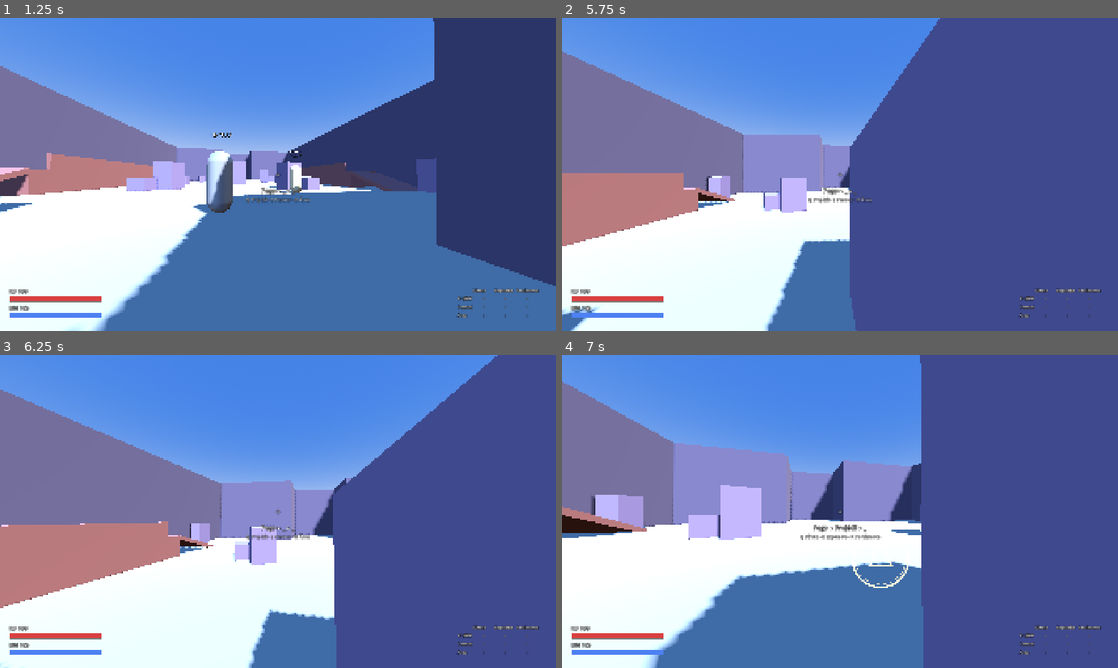
Above: before the commit, frames 1-4 (two rows, left to right).
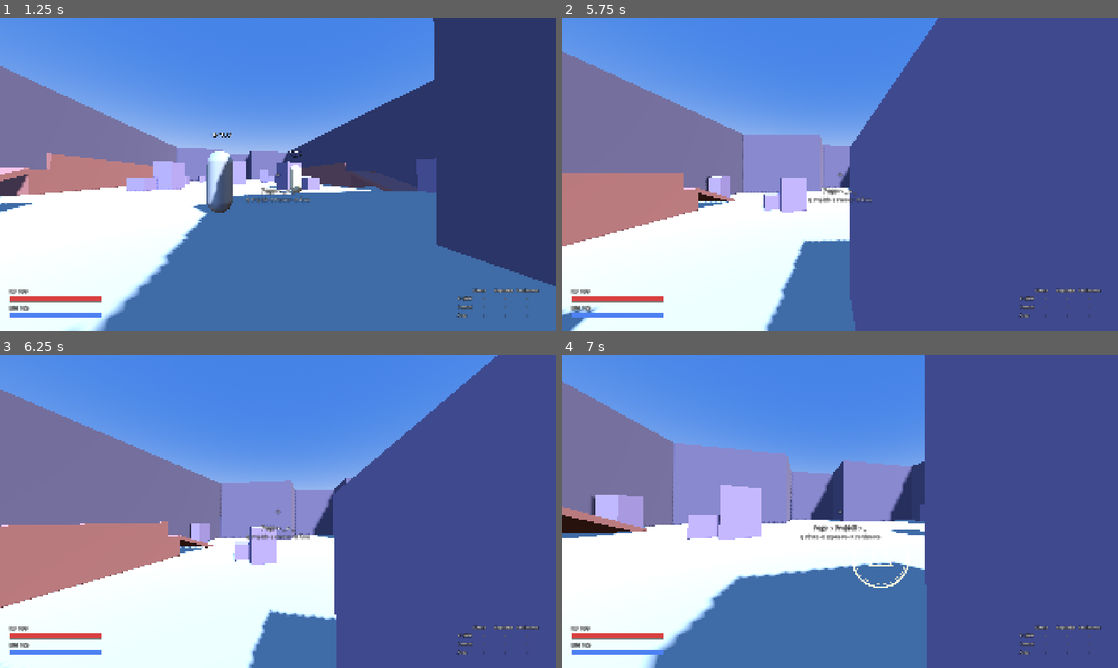
Above: after the commit, the same moments.

Repository: VSennaa/DynMagic
Game: Godot game, scene res://scenes/sandbox/training.tscn
The game is run twice, just before and just after one commit, with the same random seed, the same clock (stepped at 60 frames per second) and the same inputs.
Inputs (mouse positions are in pixels of both pictures, inside the frame that each line leads up to):
- Up to frame 1 (1.25 s): tap Enter at 0.5 s; move the mouse to (305, 174) at 0.52 s; hold W (move_forward) from 0.53 s (still down); hold Ctrl (crouch) from 0.53 s (still down); click (305, 174) at 0.6 s; tap Space (jump) at 0.77, 1.07 s
- Up to frame 2 (5.75 s): keep holding W (move_forward); move the mouse to (812, 174) at 1.27 s; release Ctrl (crouch) at 1.28 s; tap Ctrl (crouch) at 1.35, 4.35 s; tap Space (jump) at 1.52, 1.82, 2.3, 2.85, 3.02, 3.32, 3.77, 4.07, 4.52, 4.82 s; tap Shift (sprint) at 1.55, 4.55 s; move the mouse to (851, 168) at 2.02 s; hold Shift (sprint) 2.03-2.78 s; move the mouse to (834, 180) at 2.77 s; click (834, 180) at 3.05 s; move the mouse to (878, 177) at 3.52 s; hold Ctrl (crouch) 3.53-4.28 s; click (878, 177) at 3.6 s; move the mouse to (795, 171) at 4.27 s; move the mouse to (845, 174) at 5.02 s; hold Space (jump) from 5.03 s (still down); right-click (845, 174) at 5.1 s; click (845, 174) at 5.17 s
- Up to frame 3 (6.25 s): move the mouse to (255, 505) at 5.77 s; release W (move_forward) at 5.78 s; release Space (jump) at 5.78 s; hold D (move_right) from 5.78 s (still down); tap Tab (scoreboard) at 5.85 s; tap Space (jump) at 6.02 s; click (255, 505) at 6.05 s
- Up to frame 4 (7 s): tap Space (jump) at 6.32, 6.77 s; move the mouse to (867, 511) at 6.52 s; release D (move_right) at 6.53 s; hold W (move_forward) from 6.53 s (still down); hold Ctrl (crouch) from 6.53 s (still down); tap Q (slot_1) at 6.6 s

Frame 1 is identical in both runs. In frame 2, 0.1% of the frame differs, in the area x 1-68%, y 0-100%; in frame 3, less than 0.1%; in frame 4, 0.8%, in the area x 3-66%, y 0-100%.

Commit message:
feat(net): networked match with prediction, interpolation and host casts
NetMatch spawns a player per peer and streams 30 Hz snapshots. NetSync predicts and reconciles the local client, replays client inputs on the host and interpolates remote players. Casts are validated by the host and spawned on every peer; only the host applies damage.

Co-Authored-By: Claude Opus 5.5 <noreply@anthropic.com>

Diff:
--- a/autoload/net.gd
+++ b/autoload/net.gd
@@ -17,6 +17,7 @@
 const LOBBY_TIMEOUT: float = 3.0
 ## Two players plus room for spectators later (spec 04 §1).
 const MAX_CLIENTS: int = 5
+const NET_MATCH_SCENE: String = "res://scenes/net/net_match.tscn"
 
 ## ENet channels (spec 04 §8).
 const CHANNEL_RELIABLE: int = 0
@@ -272,9 +273,11 @@
 				lobbies_changed.connect(func() -> void: _log("lobbies %s" % [lobbies.keys()]))
 		i += 1
 	if action == "host":
-		host(port)
+		if host(port) == OK:
+			get_tree().change_scene_to_file(NET_MATCH_SCENE)
 	elif action == "join":
-		join(address, port)
+		if join(address, port) == OK:
+			get_tree().change_scene_to_file(NET_MATCH_SCENE)
 
 
 func _log(message: String) -> void:
--- /dev/null
+++ b/scenes/net/net_match.gd
@@ -0,0 +1,197 @@
+extends Node3D
+## Networked arena for M3: spawns one Player per connected peer, streams host
+## snapshots and relays spell casts (docs/specs/04-networking.md sections 4-6).
+## The match state machine (draft, rounds) arrives in M4.
+
+const PLAYER_SCENE: PackedScene = preload("res://scenes/player/player.tscn")
+const SNAPSHOT_RATE: float = 30.0
+## Host rejects casts whose origin is farther than this from the caster's cast origin.
+const MAX_ORIGIN_ERROR: float = 1.5
+
+var _snapshot_timer: float = 0.0
+var _tick: int = 0
+var _hud: Hud
+## --bot: scripted input for headless smoke tests (walks, strafes and casts Bolt).
+var _bot: bool = false
+var _bot_clock: float = 0.0
+var _log_timer: float = 0.0
+
+@onready var _players_root: Node3D = $Players
+@onready var _arena: Node3D = $Arena
+
+
+func _ready() -> void:
+	add_to_group(&"net_match")
+	Net.peer_joined.connect(func(_id: int, _name: String) -> void: _sync_players())
+	Net.peer_left.connect(func(_id: int) -> void: _sync_players())
+	Net.joined.connect(_sync_players)
+	Net.disconnected.connect(func() -> void: get_tree().quit())
+	_bot = OS.get_cmdline_user_args().has("--bot")
+	_hud = Hud.new()
+	add_child(_hud)
+	_sync_players()
+
+
+func _physics_process(delta: float) -> void:
+	if _bot:
+		_bot_step(delta)
+	_log_timer -= delta
+	if _log_timer <= 0.0:
+		_log_timer = 2.0
+		_log_state()
+	if not Net.is_host():
+		return
+	_tick += 1
+	_snapshot_timer -= delta
+	if _snapshot_timer <= 0.0:
+		_snapshot_timer = 1.0 / SNAPSHOT_RATE
+		_send_snapshot()
+
+
+## Creates missing players and removes departed ones, matching Net.players.
+func _sync_players() -> void:
+	for child: Node in _players_root.get_children():
+		if not Net.players.has(int(String(child.name))):
+			child.queue_free()
+	var ids: Array = Net.players.keys()
+	ids.sort()
+	for id: int in ids:
+		if _players_root.has_node(str(id)):
+			continue
+		var player: Player = PLAYER_SCENE.instantiate() as Player
+		player.name = str(id)
+		player.is_local = id == multiplayer.get_unique_id()
+		_players_root.add_child(player)
+		var sync: NetSync = NetSync.new()
+		sync.name = "NetSync"
+		player.add_child(sync)
+		sync.configure(player, id)
+		# Host (id 1) starts north, the guest south (sides swap per round in M4).
+		var spawn: Marker3D = _arena.get_node(^"Layout/SpawnNorth" if id == 1 else ^"Layout/SpawnSouth") as Marker3D
+		player.global_transform = spawn.global_transform
+		if player.is_local:
+			_hud.bind(player)
+
+
+func _player(id: int) -> Player:
+	return _players_root.get_node_or_null(str(id)) as Player
+
+
+# --- Snapshots (host -> clients) -------------------------------------------------
+
+func _send_snapshot() -> void:
+	var entries: Array[Dictionary] = []
+	for child: Node in _players_root.get_children():
+		var sync: NetSync = child.get_node_or_null(^"NetSync") as NetSync
+		if sync != null:
+			entries.append(sync.snapshot_entry())
+	_receive_snapshot.rpc(NetCodec.pack_snapshot({"tick": _tick, "players": entries}))
+
+
+@rpc("authority", "call_remote", "unreliable_ordered", Net.CHANNEL_SNAPSHOT)
+func _receive_snapshot(data: PackedByteArray) -> void:
+	var snapshot: Dictionary = NetCodec.unpack_snapshot(data)
+	var me: int = multiplayer.get_unique_id()
+	for entry: Dictionary in snapshot["players"]:
+		var player: Player = _player(int(entry["id"]))
+		if player == null:
+			continue
+		player.stats.hp = float(entry["hp"])
+		player.stats.mana = float(entry["mana"])
+		player.stats.shield = float(entry["shield"])
+		var sync: NetSync = player.get_node(^"NetSync") as NetSync
+		if int(entry["id"]) == me:
+			sync.reconcile(entry)
+		else:
+			sync.push_remote_state(entry)
+
+
+# --- Casting (spec 04 §6) ---------------------------------------------------------
+
+## Called by SpellCaster after the caster's composer paid mana and cooldown locally.
+func request_cast(player: Player, spell: ResolvedSpell, origin: Vector3, direction: Vector3, target: Vector3) -> void:
+	if Net.is_host():
+		_broadcast_spawn(int(String(player.name)), spell, origin, direction, target)
+	else:
+		_request_cast.rpc_id(1, spell.form, spell.effect, origin, direction, target)
+
+
+@rpc("any_peer", "call_remote", "reliable", Net.CHANNEL_RELIABLE)
+func _request_cast(form: StringName, effect: StringName, origin: Vector3, direction: Vector3, target: Vector3) -> void:
+	if not Net.is_host():
+		return
+	var caster_id: int = multiplayer.get_remote_sender_id()
+	var player: Player = _player(caster_id)
+	if player == null:
+		return
+	var spell: ResolvedSpell = SpellDB.resolve(player.composer.element_id, form, effect)
+	if spell == null:
+		return
+	var reason: StringName = _validate(player, spell, origin)
+	if reason != &"":
+		_cast_rejected.rpc_id(caster_id, spell.key, reason)
+		return
+	player.stats.spend_mana(spell.mana_cost)
+	player.stats.start_cooldown(spell.key, spell.cooldown)
+	_broadcast_spawn(caster_id, spell, origin, direction, target)
+
+
+func _validate(player: Player, spell: ResolvedSpell, origin: Vector3) -> StringName:
+	if player.stats.is_dead:
+		return &"dead"
+	if player.stats.is_on_cooldown(spell.key):
+		return &"cooldown"
+	if not player.stats.can_afford(spell.mana_cost):
+		return &"no_mana"
+	if origin.distance_to(player.cast_origin.global_position) > MAX_ORIGIN_ERROR:
+		return &"bad_origin"
+	return &""
+
+
+func _broadcast_spawn(caster_id: int, spell: ResolvedSpell, origin: Vector3, direction: Vector3, target: Vector3) -> void:
+	_spawn_spell.rpc(caster_id, spell.element, spell.form, spell.effect, origin, direction, target)
+
+
+@rpc("authority", "call_local", "reliable", Net.CHANNEL_RELIABLE)
+func _spawn_spell(caster_id: int, element: StringName, form: StringName, effect: StringName, origin: Vector3, direction: Vector3, target: Vector3) -> void:
+	var player: Player = _player(caster_id)
+	var spell: ResolvedSpell = SpellDB.resolve(element, form, effect)
+	if player == null or spell == null:
+		return
+	(player.get_node(^"SpellCaster") as SpellCaster).spawn(spell, origin, direction, target)
+
+
+@rpc("authority", "call_remote", "reliable", Net.CHANNEL_RELIABLE)
+func _cast_rejected(spell_key: StringName, reason: StringName) -> void:
+	push_warning("cast %s rejected by host: %s" % [spell_key, reason])
+
+
+# --- Debug ---------------------------------------------------------------------
+
+func _bot_step(delta: float) -> void:
+	_bot_clock += delta
+	var phase: int = int(_bot_clock) % 4
+	for action: StringName in [&"move_forward", &"move_left", &"move_right"]:
+		Input.action_release(action)
+	match phase:
+		0:
+			Input.action_press(&"move_forward")
+		1:
+			Input.action_press(&"move_left")
+		2:
+			Input.action_press(&"move_right")
+	var me: Player = _player(multiplayer.get_unique_id())
+	if me != null and fmod(_bot_clock, 2.0) < delta:
+		me.composer.press_slot(0)
+		me.composer.press_slot(0)
+
+
+func _log_state() -> void:
+	var parts: PackedStringArray = PackedStringArray()
+	for child: Node in _players_root.get_children():
+		var player: Player = child as Player
+		if player == null:
+			continue
+		var sync: NetSync = player.get_node_or_null(^"NetSync") as NetSync
+		parts.append("%s[%s] pos=%s hp=%d corr=%.2f" % [player.name, NetSync.Role.keys()[sync.role] if sync else "?", player.global_position.snapped(Vector3.ONE * 0.01), roundi(player.stats.hp), sync.last_correction if sync else 0.0])
+	print("[net] ", " | ".join(parts))
--- /dev/null
+++ b/scenes/net/net_match.tscn
@@ -0,0 +1,11 @@
+[gd_scene load_steps=3 format=3]
+
+[ext_resource type="Script" path="res://scenes/net/net_match.gd" id="1_match"]
+[ext_resource type="PackedScene" path="res://scenes/arena/arena_a.tscn" id="2_arena"]
+
+[node name="NetMatch" type="Node3D"]
+script = ExtResource("1_match")
+
+[node name="Arena" parent="." instance=ExtResource("2_arena")]
+
+[node name="Players" type="Node3D" parent="."]
--- /dev/null
+++ b/scenes/player/net_sync.gd
@@ -0,0 +1,188 @@
+class_name NetSync
+extends Node
+## Moves one Player over the network (docs/specs/04-networking.md section 5).
+##   Local client player : sends inputs, predicts, reconciles against host snapshots.
+##   Host, remote player : replays the client's inputs (authoritative simulation).
+##   Client, remote player: interpolates host snapshots with a 100 ms buffer.
+##   Host, own player    : plain local play; state goes out in snapshots.
+
+const INPUT_REDUNDANCY: int = 3
+const HISTORY_SIZE: int = 120
+const RECONCILE_EPSILON: float = 0.05
+const INTERP_DELAY: float = 0.1
+## Host keeps at most this many buffered inputs; older ones are dropped to cap latency.
+const MAX_INPUT_BACKLOG: int = 6
+
+enum Role { OFFLINE, LOCAL_CLIENT, HOST_REMOTE, CLIENT_REMOTE, HOST_LOCAL }
+
+var player: Player
+var peer_id: int = 1
+var role: Role = Role.OFFLINE
+## Last input sequence the host has simulated for this player (sent back as "ack").
+var last_processed_seq: int = 0
+## Largest position error corrected by reconciliation (F3 overlay).
+var last_correction: float = 0.0
+
+var _seq: int = 0
+## Local client: [{seq, frame, pos}] of inputs not yet acknowledged.
+var _history: Array[Dictionary] = []
+## Host: inputs received from the client, ordered by seq.
+var _pending_inputs: Array[Dictionary] = []
+## Client remote: [{time, pos, yaw, pitch}] snapshots for interpolation.
+var _buffer: Array[Dictionary] = []
+var _clock: float = 0.0
+
+
+func configure(p_player: Player, p_peer_id: int) -> void:
+	player = p_player
+	peer_id = p_peer_id
+	var me: int = multiplayer.get_unique_id()
+	if not Net.is_online():
+		role = Role.OFFLINE
+	elif Net.is_host():
+		role = Role.HOST_LOCAL if peer_id == me else Role.HOST_REMOTE
+	else:
+		role = Role.LOCAL_CLIENT if peer_id == me else Role.CLIENT_REMOTE
+	player.net_driven = role == Role.HOST_REMOTE or role == Role.CLIENT_REMOTE
+	if role == Role.LOCAL_CLIENT:
+		player.input_sampled.connect(_on_input_sampled)
+
+
+func _physics_process(delta: float) -> void:
+	_clock += delta
+	if role == Role.HOST_REMOTE:
+		_host_step(delta)
+
+
+func _process(_delta: float) -> void:
+	if role == Role.CLIENT_REMOTE:
+		_interpolate()
+
+
+# --- Local client: send + predict --------------------------------------------
+
+func _on_input_sampled(frame: Dictionary) -> void:
+	_seq += 1
+	var entry: Dictionary = frame.duplicate()
+	entry["seq"] = _seq
+	entry["composer"] = _composer_bits()
+	_history.append({"seq": _seq, "frame": entry, "pos": player.global_position})
+	if _history.size() > HISTORY_SIZE:
+		_history.pop_front()
+	var recent: Array[Dictionary] = []
+	for i: int in range(maxi(0, _history.size() - INPUT_REDUNDANCY), _history.size()):
+		recent.append(_history[i]["frame"])
+	receive_inputs.rpc_id(1, NetCodec.pack_inputs(recent))
+
+
+## Host snapshot for our own player: drop acknowledged inputs, replay the rest if we drifted.
+func reconcile(entry: Dictionary) -> void:
+	var ack: int = int(entry["ack"])
+	while not _history.is_empty() and int(_history[0]["seq"]) < ack:
+		_history.pop_front()
+	var predicted: Vector3 = player.global_position
+	if not _history.is_empty() and int(_history[0]["seq"]) == ack:
+		predicted = _history[0]["pos"]
+		_history.pop_front()
+	var server_pos: Vector3 = entry["pos"]
+	var error: float = predicted.distance_to(server_pos)
+	if error <= RECONCILE_EPSILON:
+		return
+	last_correction = error
+	var yaw: float = player.rotation.y
+	var pitch: float = player.get_pitch()
+	player.global_position = server_pos
+	player.velocity = entry["vel"]
+	var step: float = 1.0 / Engine.physics_ticks_per_second
+	for item: Dictionary in _history:
+		player.apply_input(step, item["frame"])
+		item["pos"] = player.global_position
+	player.set_look(yaw, pitch)  # replay must not rewind the camera
+
+
+# --- Host: replay client inputs ------------------------------------------------
+
+@rpc("any_peer", "call_remote", "unreliable_ordered", Net.CHANNEL_INPUT)
+func receive_inputs(data: PackedByteArray) -> void:
+	if role != Role.HOST_REMOTE or multiplayer.get_remote_sender_id() != peer_id:
+		return
+	for frame: Dictionary in NetCodec.unpack_inputs(data):
+		if int(frame["seq"]) > last_processed_seq and not _has_pending(int(frame["seq"])):
+			_pending_inputs.append(frame)
+	_pending_inputs.sort_custom(func(a: Dictionary, b: Dictionary) -> bool: return int(a["seq"]) < int(b["seq"]))
+	while _pending_inputs.size() > MAX_INPUT_BACKLOG:
+		last_processed_seq = int(_pending_inputs.pop_front()["seq"])
+
+
+func _host_step(delta: float) -> void:
+	if _pending_inputs.is_empty():
+		# No input this tick: keep physics (gravity, knockback) running with a neutral frame.
+		player.simulate(delta, Vector2.ZERO, false, false, false)
+		return
+	var frame: Dictionary = _pending_inputs.pop_front()
+	player.apply_input(delta, frame)
+	last_processed_seq = int(frame["seq"])
+	remote_composer_bits = int(frame["composer"])
+
+
+func _has_pending(seq: int) -> bool:
+	for frame: Dictionary in _pending_inputs:
+		if int(frame["seq"]) == seq:
+			return true
+	return false
+
+
+# --- Client: interpolate remote players --------------------------------------
+
+func push_remote_state(entry: Dictionary) -> void:
+	_buffer.append({"time": _clock, "pos": entry["pos"], "yaw": entry["yaw"], "pitch": entry["pitch"]})
+	while _buffer.size() > 20:
+		_buffer.pop_front()
+	remote_composer_bits = int(entry["composer"])
+
+
+func _interpolate() -> void:
+	if _buffer.is_empty():
+		return
+	var render_time: float = _clock - INTERP_DELAY
+	var older: Dictionary = _buffer[0]
+	var newer: Dictionary = _buffer[-1]
+	for i: int in range(_buffer.size() - 1):
+		if float(_buffer[i]["time"]) <= render_time and float(_buffer[i + 1]["time"]) >= render_time:
+			older = _buffer[i]
+			newer = _buffer[i + 1]
+			break
+	var span: float = float(newer["time"]) - float(older["time"])
+	var t: float = clampf((render_time - float(older["time"])) / span, 0.0, 1.0) if span > 0.0 else 1.0
+	player.global_position = (older["pos"] as Vector3).lerp(newer["pos"], t)
+	player.set_look(lerp_angle(float(older["yaw"]), float(newer["yaw"]), t), lerpf(float(older["pitch"]), float(newer["pitch"]), t))
+
+
+# --- Snapshot helpers -----------------------------------------------------------
+
+## Composer bits of a remote player (host from inputs, client from snapshots): drives its rune circle.
+var remote_composer_bits: int = 0
+
+
+func snapshot_entry() -> Dictionary:
+	var statuses: Array = player.stats.active_statuses().keys()
+	return {
+		"id": peer_id,
+		"ack": last_processed_seq,
+		"pos": player.global_position,
+		"vel": player.velocity,
+		"yaw": player.rotation.y,
+		"pitch": player.get_pitch(),
+		"hp": player.stats.hp,
+		"mana": player.stats.mana,
+		"shield": player.stats.shield,
+		"statuses": NetCodec.status_mask(statuses),
+		"composer": remote_composer_bits if role == Role.HOST_REMOTE else _composer_bits(),
+	}
+
+
+func _composer_bits() -> int:
+	var composer: SpellComposer = player.composer
+	var form_index: int = SpellDB.FORMS.find(composer.form)
+	var effect_index: int = SpellDB.EFFECTS.find(composer.pending.effect) if composer.pending != null else -1
+	return NetCodec.pack_composer(int(composer.state), form_index, effect_index)
--- a/scenes/player/player.gd
+++ b/scenes/player/player.gd
@@ -5,6 +5,8 @@
 
 ## Emitted after mana and cooldown are paid. Spell scenes subscribe here.
 signal spell_cast(spell: ResolvedSpell)
+## Emitted by the local player after each movement tick (NetSync records it for prediction).
+signal input_sampled(frame: Dictionary)
 
 const PITCH_LIMIT: float = deg_to_rad(89.0)
 const KNOCKBACK_DECAY: float = 18.0
@@ -14,6 +16,8 @@
 @export var tuning: PlayerTuning = preload("res://data/player_tuning.tres")
 ## Only the local player reads input. Remote players are driven by NetSync (M3).
 @export var is_local: bool = true
+## When true, NetSync moves this body (host replaying client inputs, or client interpolating).
+var net_driven: bool = false
 
 ## Set by the spell composer: sprint is blocked while composing a spell.
 var sprint_blocked: bool = false
@@ -92,12 +96,41 @@
 
 
 func _physics_process(delta: float) -> void:
+	if net_driven:
+		return
 	if not is_local:
-		# Offline stand-in until NetSync (M3) drives remote players: idle but still ticks statuses and knockback.
+		# Offline stand-in: idle but still ticks statuses and knockback.
 		simulate(delta, Vector2.ZERO, false, false, false)
 		return
-	var input_dir: Vector2 = Input.get_vector(&"move_left", &"move_right", &"move_forward", &"move_back")
-	simulate(delta, input_dir, Input.is_action_pressed(&"jump"), Input.is_action_pressed(&"crouch"), Input.is_action_pressed(&"sprint"))
+	var frame: Dictionary = {
+		"move": Input.get_vector(&"move_left", &"move_right", &"move_forward", &"move_back"),
+		"yaw": rotation.y,
+		"pitch": _pitch,
+		"buttons": _buttons(Input.is_action_pressed(&"jump"), Input.is_action_pressed(&"crouch"), Input.is_action_pressed(&"sprint")),
+	}
+	apply_input(delta, frame)
+	input_sampled.emit(frame)
+
+
+## Runs one tick from a recorded or received input frame (prediction replay and host simulation).
+func apply_input(delta: float, frame: Dictionary) -> void:
+	set_look(float(frame["yaw"]), float(frame["pitch"]))
+	var buttons: int = int(frame["buttons"])
+	simulate(delta, frame["move"], buttons & NetCodec.InputButton.JUMP != 0, buttons & NetCodec.InputButton.CROUCH != 0, buttons & NetCodec.InputButton.SPRINT != 0)
+
+
+func set_look(yaw: float, pitch: float) -> void:
+	rotation.y = yaw
+	_pitch = clampf(pitch, -PITCH_LIMIT, PITCH_LIMIT)
+	_head.rotation.x = _pitch
+
+
+func get_pitch() -> float:
+	return _pitch
+
+
+static func _buttons(jump: bool, crouch: bool, sprint: bool) -> int:
+	return (NetCodec.InputButton.JUMP if jump else 0) | (NetCodec.InputButton.CROUCH if crouch else 0) | (NetCodec.InputButton.SPRINT if sprint else 0)
 
 
 ## One movement tick. Kept free of Input reads so the host can replay client inputs (M3).
--- a/scenes/player/spell_caster.gd
+++ b/scenes/player/spell_caster.gd
@@ -63,7 +63,35 @@
 	return Transform3D(Basis.looking_at(forward, Vector3.UP), center)
 
 
+## Resolves where a spell goes: [origin, direction, target]. Computed once by the caster
+## so every peer spawns the same thing (docs/specs/04-networking.md section 6).
+func cast_params(spell: ResolvedSpell) -> Array:
+	var origin: Vector3 = player.cast_origin.global_position
+	var target: Vector3 = aim_point()
+	var direction: Vector3 = target - origin
+	if direction.length_squared() < 0.0001:
+		direction = -player.get_aim_camera().global_basis.z
+	match spell.key:
+		&"area_burst":
+			target = ground_target(float(spell.param(&"range", 25.0)))
+		&"area_lingering":
+			var xform: Transform3D = wall_transform(float(spell.param(&"distance", 4.0)))
+			target = xform.origin
+			direction = -xform.basis.z
+	return [origin, direction.normalized(), target]
+
+
 func _on_spell_cast(spell: ResolvedSpell) -> void:
+	var where: Array = cast_params(spell)
+	var net_match: Node = get_tree().get_first_node_in_group(&"net_match")
+	if Net.is_online() and net_match != null:
+		net_match.call(&"request_cast", player, spell, where[0], where[1], where[2])
+	else:
+		spawn(spell, where[0], where[1], where[2])
+
+
+## Instantiates the spell scene. Called directly offline, or on every peer by NetMatch.
+func spawn(spell: ResolvedSpell, origin: Vector3, direction: Vector3, target: Vector3) -> void:
 	if spell.scene == null:
 		push_warning("SpellCaster: %s has no scene yet" % spell.key)
 		return
@@ -71,10 +99,6 @@
 	if node == null:
 		push_error("SpellCaster: %s scene root must extend SpellNode" % spell.key)
 		return
-	var origin: Vector3 = player.cast_origin.global_position
-	var target: Vector3 = aim_point()
-	var direction: Vector3 = target - origin
-	if direction.length_squared() < 0.0001:
-		direction = -player.get_aim_camera().global_basis.z
 	node.setup(spell, player, origin, direction, target)
-	player.get_parent().add_child(node)
+	# Spells live at the scene root, never beside players (NetMatch owns the Players node).
+	get_tree().current_scene.add_child(node)
--- a/scenes/spells/area_spell.gd
+++ b/scenes/spells/area_spell.gd
@@ -65,9 +65,8 @@
 
 func _place_mark() -> void:
 	_radius = float(spell.param(&"radius", 2.5))
-	var spell_caster: Node = caster.get_node_or_null(^"SpellCaster") if caster != null else null
-	var point: Vector3 = spell_caster.call(&"ground_target", float(spell.param(&"range", 25.0))) if spell_caster != null else target_point
-	global_position = point + Vector3.UP * 0.04
+	# SpellCaster.cast_params already dropped the target to the floor.
+	global_position = target_point + Vector3.UP * 0.04
 	var disc: CylinderMesh = CylinderMesh.new()
 	disc.top_radius = 1.0
 	disc.bottom_radius = 1.0
@@ -81,7 +80,7 @@
 	var launch: float = float(spell.param(&"launch_up", 0.0))
 	for target: Node in overlap_damageables(global_position + Vector3.UP * 0.9, _radius):
 		hit(target)
-		if target == caster:
+		if target == caster or not has_authority():
 			continue
 		# Frost Mark roots (a full slow); wind Mark launches upward.
 		if root_time > 0.0 and target.has_method(&"receive_status"):
@@ -96,8 +95,9 @@
 
 
 func _place_wall() -> void:
-	var spell_caster: Node = caster.get_node_or_null(^"SpellCaster") if caster != null else null
-	var xform: Transform3D = spell_caster.call(&"wall_transform", float(spell.param(&"distance", 4.0))) if spell_caster != null else global_transform
+	# SpellCaster.cast_params gives the wall centre (target) and its facing (direction).
+	var forward: Vector3 = Vector3(direction.x, 0.0, direction.z).normalized()
+	var xform: Transform3D = Transform3D(Basis.looking_at(forward if forward.length() > 0.01 else Vector3.FORWARD, Vector3.UP), target_point)
 	var wall: Wall = WALL_SCENE.instantiate() as Wall
 	wall.setup(spell, caster, xform.origin, direction, target_point)
 	get_parent().add_child(wall)
--- a/scenes/spells/burst_projectile.gd
+++ b/scenes/spells/burst_projectile.gd
@@ -26,7 +26,7 @@
 	for target: Node in targets:
 		var target_3d: Node3D = target as Node3D
 		var body_center: Vector3 = target_3d.global_position + Vector3.UP * 0.9
-		if pull > 0.0 and target != caster and target.has_method(&"apply_knockback"):
+		if pull > 0.0 and has_authority() and target != caster and target.has_method(&"apply_knockback"):
 			var toward: Vector3 = center - body_center
 			toward.y = 0.0
 			target.call(&"apply_knockback", toward.normalized() * pull)
--- a/scenes/spells/spell_node.gd
+++ b/scenes/spells/spell_node.gd
@@ -28,6 +28,8 @@
 ## Deals a fixed amount (zones, damage over time) instead of the spell's base damage.
 func hit_amount(target: Node, amount: float) -> void:
 	if target == null or target == caster or not target.is_in_group(&"damageable"):
+		return
+	if not has_authority():
 		return
 	if caster != null and caster.has_method(&"damage_mult"):
 		amount *= float(caster.call(&"damage_mult"))
@@ -75,3 +77,8 @@
 			return result["position"]
 		exclude.append(result["rid"])
 	return point
+
+
+## Host-authoritative: in multiplayer only the host applies damage, statuses and forces.
+static func has_authority() -> bool:
+	return not Net.is_online() or Net.is_host()
--- a/scenes/spells/wall.gd
+++ b/scenes/spells/wall.gd
@@ -80,7 +80,7 @@
 func _contact_tick() -> void:
 	var dps: float = float(spell.param(&"contact_dps", 0.0))
 	var burns: bool = bool(spell.param(&"contact_burn", false))
-	if dps <= 0.0 and not burns:
+	if (dps <= 0.0 and not burns) or not SpellNode.has_authority():
 		return
 	var shape: BoxShape3D = BoxShape3D.new()
 	shape.size = _size + Vector3(CONTACT_MARGIN, 0.0, CONTACT_MARGIN) * 2.0
--- a/scenes/spells/zone.gd
+++ b/scenes/spells/zone.gd
@@ -40,6 +40,8 @@
 
 
 func _apply_tick() -> void:
+	if not has_authority():
+		return
 	var applies_status: bool = bool(spell.param(&"zone_applies_status", false))
 	for target: Node in overlap_damageables(global_position + Vector3.UP * 0.9, radius):
 		if dps > 0.0:
Not shown, added: scenes/net/net_match.gd.uid
Not shown, added: scenes/player/net_sync.gd.uid
Not shown, changed: docs/HANDOFF.md
Not shown, changed: docs/ROADMAP.md
